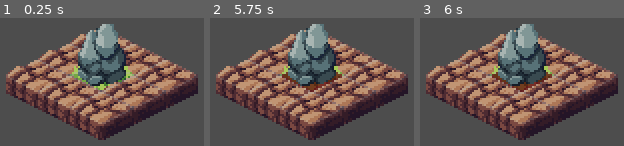
Above: before the commit, frames 1-3 (left to right).
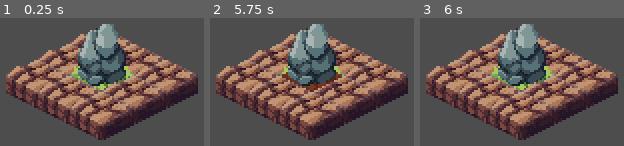
Above: after the commit, the same moments.

Repository: Petiazediter/TurnBasedGame
Game: Godot game, scene res://playground.tscn
Two runs of this game, one before a commit and one after it. Both use one fixed random seed, a clock stepped at 60 frames per second and the inputs below.
Inputs (mouse positions are in pixels of both pictures, inside the frame that each line leads up to):
- Up to frame 1 (0.25 s): no input
- Up to frame 2 (5.75 s): tap Enter at 0.5, 2, 3.5 s; move the mouse to (outside the picture) at 0.52 s; tap Space at 1.25, 2.75, 4.25 s; move the mouse to (outside the picture) at 1.27 s; move the mouse to (outside the picture) at 2.02 s; move the mouse to (outside the picture) at 2.77 s; move the mouse to (outside the picture) at 3.52 s; move the mouse to (outside the picture) at 4.27 s; move the mouse to (312, 79) at 5.02 s
- Up to frame 3 (6 s): move the mouse to (outside the picture) at 5.77 s

Frames 1-2 are identical in both runs. In frame 3, 0.9% of the frame differs, in the area x 35-65%, y 42-58%.

Commit message:
fix (grid-controller): hover effect not disappear after mouse leaving grid

Diff:
--- a/grid-controller/grid_input_controller.gd
+++ b/grid-controller/grid_input_controller.gd
@@ -17,3 +17,9 @@
                 if cell != hovered_cell_curr:
                     hovered_cell = cell;
                     selection_controller.select_cells([cell], true);
+            else:
+                hovered_cell = null;
+                selection_controller.select_cells([], false);
+        else:
+            hovered_cell = null;
+            selection_controller.select_cells([], false);
